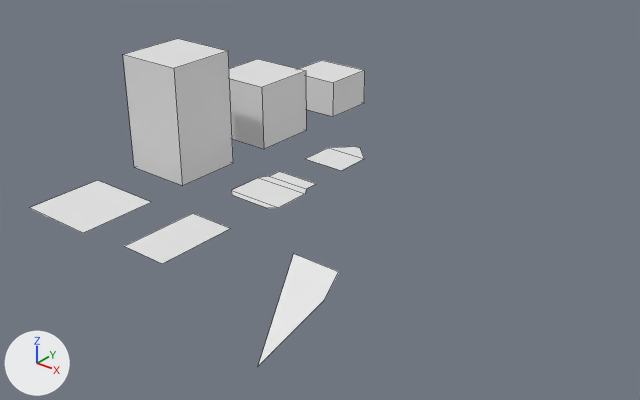
Renders of the Blender file meshes/tiles.blend from each side of a commit.
The view is the same before and after, from a 50 mm lens placed at (12.94, -11.29, 9.22), pointed at (1.29, 3.27, 0.19). Every picture has the same lights, and +X, +Y and +Z are marked at lower left. Mesh edges are drawn as thin lines.

The first picture shows 'desk', 'empty', 'path_end', 'path_left', 'path_start', 'path_straight', 'pillar', 'small_desk'.
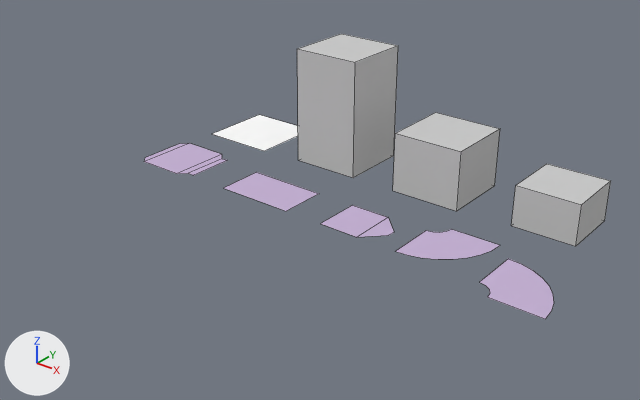
Patch to the scene script:
```diff
--- a/meshes/tiles.blend.py
+++ b/meshes/tiles.blend.py
@@ me_plane_007 @@
 me_plane_007.from_pydata(...)  # 10 vertices, 5 faces, 1 loose edge; spans x -0.9..1.0, y -1.0..1.0, z 0.0..3.0
 # used by ob_small_desk; location = (-3.0, 9.0, 0.0); scale = (0.926, 0.855, 0.35)
+# me_plane_007 part 5: the loose piece of 8 vertices spanning x -0.9..0.9, y -0.9..0.9, z 0.0..3.0 is scaled about the mesh origin by (0.856, 0.856, 0.333), in mat_block (light grey #cccccc)
+me_plane_007.materials.append(mat_block)  # light grey #cccccc
@@ me_plane_006 @@
 # used by ob_desk; location = (-3.0, 6.0, 0.0); scale = (1.0, 1.0, 0.583)
-me_plane_006.from_pydata(...)  # 10 vertices, 5 faces, 1 loose edge; spans x -0.9..1.0, y -1.0..1.0, z 0.0..3.0
+me_plane_006.from_pydata(...)  # 8 vertices, 5 faces; spans x -0.9..0.9, y -0.9..0.9, z 0.0..1.5
+# me_plane_006 part 6
+# 6 vertices are removed from x -0.9..1.0, y -1.0..1.0, z 0.0..3.0
+# 5 faces are deleted
+# 1 loose edge is deleted
+# 4 vertices are added at (-0.9, -0.9, 1.5), (-0.9, 0.9, 1.5), (0.9, 0.9, 1.5), (0.9, -0.9, 1.5)
+# 5 new faces join them
+me_plane_006.materials.append(mat_block)  # light grey #cccccc
@@ me_plane_005 @@
 me_plane_005.from_pydata(...)  # 6 vertices, 1 face, 1 loose edge; spans x -0.59..1.0, y -1.39..1.0, z -0.83..0.15
 # verts and faces of me_plane_005; kept vertices keep their numbers, new ones are numbered from 6
+# me_plane_005 part 1
+delete_vertices([*range(2, 6)])  # with the faces that use them
+verts[6] = (-1.0, -0.6, 0.15)  # pixel (395, 251)
+verts[7] = (-0.69, -0.57, 0.15)  # pixel (408, 255)
+verts[8] = (-0.39, -0.48, 0.15)  # pixel (422, 258)
+verts[9] = (-0.11, -0.33, 0.15)  # pixel (438, 259)
+verts[10] = (0.13, -0.13, 0.15)  # pixel (453, 259)
+verts[11] = (0.33, 0.11, 0.15)  # pixel (467, 257)
+verts[12] = (0.48, 0.39, 0.15)  # pixel (480, 254)
+verts[13] = (0.57, 0.69, 0.15)  # pixel (491, 250)
+verts[14] = (0.6, 1.0, 0.15)  # pixel (500, 245)
+verts[15] = (-1.0, 0.6, 0.15)  # pixel (426, 230)
+verts[16] = (-0.85, 0.63, 0.15)  # pixel (432, 231)
+verts[17] = (-0.72, 0.72, 0.15)  # pixel (439, 232)
+verts[18] = (-0.63, 0.85, 0.15)  # pixel (446, 231)
+verts[19] = (-0.6, 1.0, 0.15)  # pixel (451, 229)
+faces += [(6, 7, 8, 9, 10, 11, 12, 13, 14, 19, 18, 17, 16, 15)]
+me_plane_005.materials.append(mat_path)  # purple #c6b2d5
@@ me_plane_004 @@
-me_plane_004.from_pydata(...)  # 8 vertices, 2 faces, 1 loose edge; spans x -0.59..1.0, y -1.0..1.0, z 0.0..0.15
+me_plane_004.from_pydata(...)  # 6 vertices, 2 faces; spans x -1.0..0.5, y -0.6..0.6, z 0.15
+# me_plane_004 part 2: the loose piece of 6 vertices spanning x -0.59..0.59, y -1.0..0.5, z 0.15 is rebuilt with 6 vertices and now spans x -1.0..0.5, y -0.6..0.6, z 0.15, in mat_path (purple #c6b2d4)
+me_plane_004.materials.append(mat_path)  # purple #c6b2d5
@@ me_plane_003 @@
-me_plane_003.from_pydata(...)  # 12 vertices, 4 faces, 1 loose edge; spans x -0.75..1.0, y -1.0..1.0, z 0.0..0.15
+me_plane_003.from_pydata(...)  # 10 vertices, 4 faces; spans x -0.8..1.0, y -0.8..0.8, z 0.2
+# me_plane_003 part 4: the loose piece of 10 vertices spanning x -0.75..0.75, y -0.75..1.0, z 0.15 is rebuilt with 10 vertices and now spans x -0.8..1.0, y -0.8..0.8, z 0.2, in mat_path (purple #c6b2d4)
+me_plane_003.materials.append(mat_path)  # purple #c6b2d5
@@ me_plane_002 @@
-me_plane_002.from_pydata(...)  # 6 vertices, 1 face, 1 loose edge; spans x -0.59..1.0, y -1.0..1.0, z 0.0..0.15
+me_plane_002.from_pydata(...)  # 4 vertices, 1 face; spans x -1.0..1.0, y -0.6..0.6, z 0.15
+# me_plane_002 part 3: the loose piece of 4 vertices spanning x -0.59..0.59, y -1.0..1.0, z 0.15 is rebuilt with 4 vertices and now spans x -1.0..1.0, y -0.6..0.6, z 0.15, in mat_path (purple #c6b2d4)
+me_plane_002.materials.append(mat_path)  # purple #c6b2d5
@@ me_plane_001 @@
 me_plane_001.from_pydata(...)  # 10 vertices, 5 faces, 1 loose edge; spans x -0.9..1.0, y -1.0..1.0, z 0.0..3.0
+me_plane_001.materials.append(mat_block)  # light grey #cccccc
@@ me_plane @@
 me_plane.from_pydata(...)  # 6 vertices, 1 face, 1 loose edge; spans x -1.0..1.0, y -1.0..1.0, z 0.0
+me_plane.materials.append(mat_floor)  # white #ffffff
@@ me_plane_013 @@
+me_plane_013.from_pydata([(-1.0, 0.6, 0.15), (-0.69, 0.57, 0.15), (-0.39, 0.48, 0.15), (-0.11, 0.33, 0.15), (0.13, 0.13, 0.15), (0.33, -0.11, 0.15), (0.48, -0.39, 0.15), (0.57, -0.69, 0.15), (0.6, -1.0, 0.15), (-1.0, -0.6, 0.15), (-0.85, -0.63, 0.15), (-0.72, -0.72, 0.15), (-0.63, -0.85, 0.15), (-0.6, -1.0, 0.15)], [], [(13, 8, 7, 6, 5, 4, 3, 2, 1, 0, 9, 10, 11, 12)])
+me_plane_013.materials.append(mat_path)  # purple #c6b2d5
@@ ob_small_desk @@
 ob_small_desk = bpy.data.objects.new('small_desk', me_plane_007)
-ob_small_desk.location = (-3.0, 9.0, 0.0)
-ob_small_desk.scale = (0.926, 0.855, 0.35)
+ob_small_desk.location = (6.0, 6.0, 0.0)
@@ ob_desk @@
 ob_desk = bpy.data.objects.new('desk', me_plane_006)
-ob_desk.location = (-3.0, 6.0, 0.0)
-ob_desk.scale = (1.0, 1.0, 0.583)
+ob_desk.location = (3.0, 6.0, 0.0)
@@ ob_path_left @@
 ob_path_left = bpy.data.objects.new('path_left', me_plane_005)
-ob_path_left.location = (3.0, 0.0, 0.0)
+ob_path_left.location = (5.0, 3.0, 0.0)
@@ ob_path_end @@
 ob_path_end = bpy.data.objects.new('path_end', me_plane_004)
-ob_path_end.location = (0.0, 6.0, 0.0)
+ob_path_end.location = (3.0, 3.0, 0.0)
@@ ob_path_start @@
 ob_path_start = bpy.data.objects.new('path_start', me_plane_003)
-ob_path_start.location = (0.0, 3.0, 0.0)
+ob_path_start.location = (-3.0, 3.0, 0.0)
@@ ob_path_straight @@
 ob_path_straight = bpy.data.objects.new('path_straight', me_plane_002)
-ob_path_straight.location = (0.0, 0.0, 0.0)
+ob_path_straight.location = (0.0, 3.0, 0.0)
@@ ob_pillar @@
 ob_pillar = bpy.data.objects.new('pillar', me_plane_001)
-ob_pillar.location = (-3.0, 3.0, 0.0)
+ob_pillar.location = (0.0, 6.0, 0.0)
@@ ob_empty @@
 ob_empty = bpy.data.objects.new('empty', me_plane)
-ob_empty.location = (-3.0, 0.0, 0.0)
+ob_empty.location = (-3.0, 6.0, 0.0)
@@ ob_path_right @@
+ob_path_right = bpy.data.objects.new('path_right', me_plane_013)
+ob_path_right.location = (7.0, 3.0, 0.0)
```

What differs and where, as boxes (x1, y1, x2, y2) in the pictures (640 x 400 px):
'pillar', recoloured, moved
    before: (123, 39, 233, 186)
    after: (297, 34, 398, 178)
'desk', reshaped, moved, rescaled
    before: (229, 59, 307, 149)
    after: (393, 113, 500, 211)
'small_desk', reshaped, moved, rescaled
    before: (299, 60, 365, 117)
    after: (511, 164, 611, 246)
'path_left', reshaped, moved
    before: (258, 254, 339, 366)
    after: (396, 229, 500, 259)
'empty', recoloured, moved
    before: (30, 180, 151, 233)
    after: (213, 115, 298, 151)
'path_straight', reshaped, moved
    before: (125, 213, 230, 264)
    after: (224, 172, 319, 211)
'path_start', reshaped, moved
    before: (231, 171, 316, 208)
    after: (144, 143, 228, 175)
'path_right', added (purple)
    after: (480, 259, 554, 319)
'path_end', reshaped, moved
    before: (306, 146, 364, 170)
    after: (321, 205, 394, 237)
